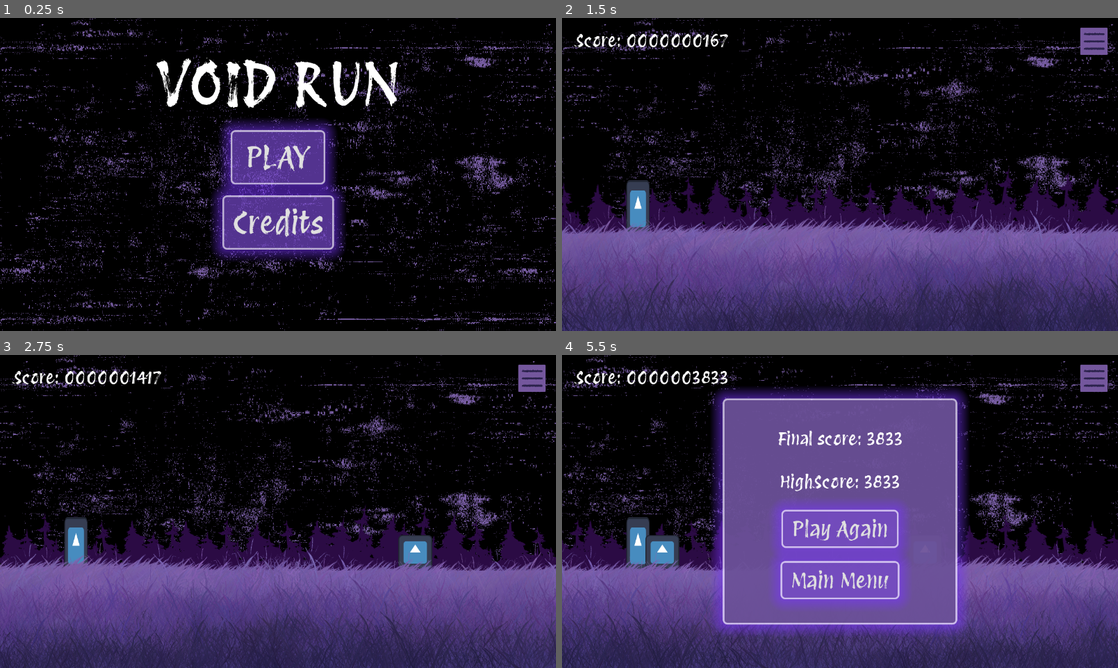
Above: before the commit, frames 1-4 (two rows, left to right).
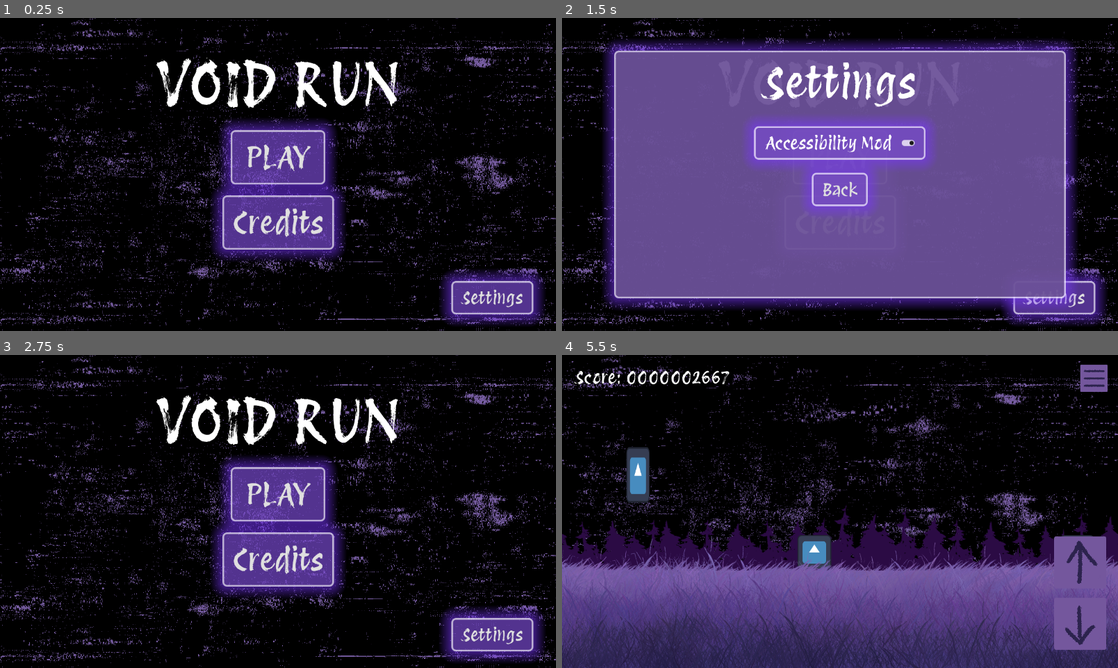
Above: after the commit, the same moments.

Repository: KeyraWebb/mobile-game-small-2025
Game: Godot game, scene res://Scenes/main_menu.tscn
Same seed, same stepped clock (60 frames per second), same inputs: the game is played once before the commit and once after it. The engine's default icon, where the game draws it, is replaced by a stand-in: a white triangle on a blue panel in a dark square.
Inputs (mouse positions are in pixels of both pictures, inside the frame that each line leads up to):
- Up to frame 1 (0.25 s): no input
- Up to frame 2 (1.5 s): click (1056, 296) at 0.5 s, where only the run after the commit has a clickable "Settings"; click (840, 143) at 1.25 s, where only the run after the commit has a clickable "Accessibility Mode"
- Up to frame 3 (2.75 s): click (278, 527) at 2 s, where only the run after the commit has a clickable "Back"
- Up to frame 4 (5.5 s): click (840, 495) at 2.75 s, where only the run after the commit has a clickable "PLAY"; move the mouse to (962, 495) at 3.52 s; hold W (Up, bound only after the commit) 3.53-5.03 s; move the mouse to (728, 527) at 4.27 s; click (728, 527) at 4.35 s; move the mouse to (895, 442) at 5.02 s; hold S (Down, bound only after the commit) from 5.03 s (still down); tap W (Up, bound only after the commit) at 5.1 s

The runs differ from the first frame. In frame 1, 3.1% of the frame differs, in the area x 79-98%, y 80-98%; in frame 2, 70%, in the area x 0-100%, y 0-100%; in frame 3, 56%; in frame 4, 46%.

Commit message:
feat: add accessability mode for people who can't swipe properly

Diff:
--- a/infinite-runner/Scenes/game.tscn
+++ b/infinite-runner/Scenes/game.tscn
@@ -14,6 +14,8 @@
 [ext_resource type="Theme" uid="uid://c0j6fiiejc40k" path="res://Assets/Themes/MenuTheme.tres" id="8_aylbi"]
 [ext_resource type="PackedScene" uid="uid://bgsbbv547qjkm" path="res://Scenes/game_over.tscn" id="8_rfjv2"]
 [ext_resource type="Script" uid="uid://dqhohauqhayev" path="res://Scripts/obstacles_movement.gd" id="9_x4fcm"]
+[ext_resource type="Texture2D" uid="uid://bp5f5g4p0u5rs" path="res://Assets/Images/up arrow.png" id="11_nb51f"]
+[ext_resource type="Texture2D" uid="uid://usdh44innev2" path="res://Assets/Images/down arrow.png" id="12_nnt18"]
 
 [sub_resource type="WorldBoundaryShape2D" id="WorldBoundaryShape2D_eoas8"]
 
@@ -68,7 +70,7 @@
 [node name="CanvasLayer" type="CanvasLayer" parent="."]
 layer = 60
 
-[node name="TouchScreenButton" type="TouchScreenButton" parent="CanvasLayer"]
+[node name="MenuButton" type="TouchScreenButton" parent="CanvasLayer"]
 position = Vector2(1191, 20)
 scale = Vector2(0.525, 0.525)
 texture_normal = ExtResource("5_o4kq2")
@@ -90,6 +92,18 @@
 theme = ExtResource("8_aylbi")
 theme_override_font_sizes/font_size = 40
 text = "Score: 00000000"
+
+[node name="Up Button" type="TouchScreenButton" parent="CanvasLayer"]
+visible = false
+position = Vector2(1129, 413)
+texture_normal = ExtResource("11_nb51f")
+action = "Up"
+
+[node name="Down Button" type="TouchScreenButton" parent="CanvasLayer"]
+visible = false
+position = Vector2(1129, 554)
+texture_normal = ExtResource("12_nnt18")
+action = "Down"
 
 [node name="Obstacles" type="Node2D" parent="."]
 script = ExtResource("9_x4fcm")
--- a/infinite-runner/Scenes/main_menu.tscn
+++ b/infinite-runner/Scenes/main_menu.tscn
@@ -1,8 +1,9 @@
-[gd_scene load_steps=5 format=3 uid="uid://d0h0jdyeyb1ev"]
+[gd_scene load_steps=6 format=3 uid="uid://d0h0jdyeyb1ev"]
 
 [ext_resource type="Theme" uid="uid://c0j6fiiejc40k" path="res://Assets/Themes/MenuTheme.tres" id="1_biw8p"]
 [ext_resource type="Script" uid="uid://bf1il0ofnpgys" path="res://Scripts/main_menu.gd" id="2_bwvpm"]
 [ext_resource type="Texture2D" uid="uid://ds4wisurrs1ul" path="res://Assets/Images/Glitchvoid BG.png" id="4_rbu5c"]
+[ext_resource type="PackedScene" uid="uid://bx3hlb8ooywkt" path="res://Scenes/settings.tscn" id="5_n45e2"]
 [ext_resource type="PackedScene" uid="uid://ksibfqaog74i" path="res://Scenes/credits.tscn" id="5_vbea3"]
 
 [node name="Main Menu" type="Control"]
@@ -67,9 +68,24 @@
 text = "Credits
 "
 
+[node name="Settings Button" type="Button" parent="."]
+layout_mode = 0
+offset_left = 1059.0
+offset_top = 615.0
+offset_right = 1208.0
+offset_bottom = 672.0
+theme_override_font_sizes/font_size = 40
+text = "Settings
+"
+
 [node name="Credits" parent="." instance=ExtResource("5_vbea3")]
+visible = false
+layout_mode = 1
+
+[node name="Settings" parent="." instance=ExtResource("5_n45e2")]
 visible = false
 layout_mode = 1
 
 [connection signal="pressed" from="Play Button" to="." method="_on_button_pressed"]
 [connection signal="pressed" from="Credits Button" to="." method="_on_credits_button_pressed"]
+[connection signal="pressed" from="Settings Button" to="." method="_on_settings_button_pressed"]
--- /dev/null
+++ b/infinite-runner/Scenes/settings.tscn
@@ -0,0 +1,65 @@
+[gd_scene load_steps=3 format=3 uid="uid://bx3hlb8ooywkt"]
+
+[ext_resource type="Theme" uid="uid://c0j6fiiejc40k" path="res://Assets/Themes/MenuTheme.tres" id="1_i44u3"]
+[ext_resource type="Script" uid="uid://dj2qf88kaav1r" path="res://Scripts/settings.gd" id="2_i44u3"]
+
+[node name="Settings" type="Control"]
+layout_mode = 3
+anchors_preset = 15
+anchor_right = 1.0
+anchor_bottom = 1.0
+grow_horizontal = 2
+grow_vertical = 2
+theme = ExtResource("1_i44u3")
+script = ExtResource("2_i44u3")
+
+[node name="PanelContainer" type="PanelContainer" parent="."]
+custom_minimum_size = Vector2(1000, 550)
+layout_mode = 1
+anchors_preset = 8
+anchor_left = 0.5
+anchor_top = 0.5
+anchor_right = 0.5
+anchor_bottom = 0.5
+offset_left = -20.0
+offset_top = -20.0
+offset_right = 20.0
+offset_bottom = 20.0
+grow_horizontal = 2
+grow_vertical = 2
+theme = ExtResource("1_i44u3")
+
+[node name="BoxContainer" type="BoxContainer" parent="PanelContainer"]
+layout_mode = 2
+theme_override_constants/separation = 50
+vertical = true
+
+[node name="TITLE" type="Label" parent="PanelContainer/BoxContainer"]
+layout_mode = 2
+size_flags_horizontal = 4
+size_flags_vertical = 0
+theme_override_font_sizes/font_size = 100
+text = "Settings"
+
+[node name="VBoxContainer2" type="VBoxContainer" parent="PanelContainer/BoxContainer"]
+layout_mode = 2
+size_flags_vertical = 4
+
+[node name="Access Mode" type="CheckButton" parent="PanelContainer/BoxContainer/VBoxContainer2"]
+layout_mode = 2
+size_flags_horizontal = 4
+theme_override_font_sizes/font_size = 40
+text = "Accessibility Mode"
+alignment = 1
+expand_icon = true
+
+[node name="Button" type="Button" parent="PanelContainer/BoxContainer"]
+layout_mode = 2
+size_flags_horizontal = 4
+size_flags_vertical = 4
+theme_override_constants/outline_size = 0
+theme_override_font_sizes/font_size = 40
+text = "Back"
+
+[connection signal="pressed" from="PanelContainer/BoxContainer/VBoxContainer2/Access Mode" to="." method="_on_access_mode_pressed"]
+[connection signal="pressed" from="PanelContainer/BoxContainer/Button" to="." method="_on_button_pressed"]
--- a/infinite-runner/Scripts/gameManager.gd
+++ b/infinite-runner/Scripts/gameManager.gd
@@ -3,7 +3,16 @@
 var score = 0
 @export var scoreMagnifier = 1000
 @onready var scoreLabel = $CanvasLayer/Score
+@onready var upButton = $"CanvasLayer/Up Button"
+@onready var downButton = $"CanvasLayer/Down Button"
+
+func _ready() -> void:
+	setAccessMode()
 
 func _process(delta: float) -> void:
 	score += delta * scoreMagnifier
 	scoreLabel.text = "Score: %010.0f" % score
+
+func setAccessMode():
+	upButton.visible = Global.AccessMode
+	downButton.visible = Global.AccessMode
--- a/infinite-runner/Scripts/global.gd
+++ b/infinite-runner/Scripts/global.gd
@@ -1,14 +1,17 @@
+## used a tut to help me with saving and loading
 ## @tutorial: https://docs.godotengine.org/en/stable/tutorials/io/saving_games.html
 
 extends Node
 
 var HighScore : int
+var AccessMode : bool
 
 #gets all relevant global data and puts it into json for saving
 func saveGlobal():
 	var saveDict = {
 		"global" : true,
-		"HighScore" : HighScore
+		"HighScore" : HighScore,
+		"AccessMode" : AccessMode
 	}
 	return saveDict
 
@@ -24,6 +27,7 @@
 	#if no save is found, create a new one with defaults
 	if not FileAccess.file_exists("user://savegame.save"):
 		HighScore = 0
+		AccessMode = false
 		saveGame()
 		return
 
--- a/infinite-runner/Scripts/main_menu.gd
+++ b/infinite-runner/Scripts/main_menu.gd
@@ -1,5 +1,6 @@
 extends Control
 @onready var credits = $Credits
+@onready var settings = $Settings
 
 func _ready() -> void:
 	Global.loadGame()
@@ -10,3 +11,8 @@
 
 func _on_credits_button_pressed() -> void:
 	credits.visible = true
+
+
+func _on_settings_button_pressed() -> void:
+	settings.SetToggle()
+	settings.visible = true
--- a/infinite-runner/Scripts/player.gd
+++ b/infinite-runner/Scripts/player.gd
@@ -14,6 +14,11 @@
 var sliding = false
 var currentSlide = 0
 
+func _input(event: InputEvent) -> void:
+	if Input.is_action_just_pressed("Up"):
+		_on_swipeup()
+	if Input.is_action_just_pressed("Down"):
+		_on_swipedown()
 
 func _ready() -> void:
 	camera.swipeUp.connect(_on_swipeup.bind())
--- /dev/null
+++ b/infinite-runner/Scripts/settings.gd
@@ -0,0 +1,13 @@
+extends Control
+
+@onready var accessButton = $"PanelContainer/BoxContainer/VBoxContainer2/Access Mode"
+
+func _on_button_pressed() -> void:
+	Global.saveGame()
+	self.visible = false
+
+func _on_access_mode_pressed() -> void:
+	Global.AccessMode = !Global.AccessMode
+
+func SetToggle():
+	accessButton.button_pressed = Global.AccessMode
--- a/infinite-runner/project.godot
+++ b/infinite-runner/project.godot
@@ -45,6 +45,18 @@
 "events": [Object(InputEventKey,"resource_local_to_scene":false,"resource_name":"","device":-1,"window_id":0,"alt_press …(195 unchanged characters)…
 ]
 }
+Up={
+"deadzone": 0.2,
+"events": [Object(InputEventKey,"resource_local_to_scene":false,"resource_name":"","device":-1,"window_id":0,"alt_pressed":false,"shift_pressed":false,"ctrl_pressed":false,"meta_pressed":false,"pressed":false,"keycode":0,"physical_keycode":87,"key_label":0,"unicode":119,"location":0,"echo":false,"script":null)
+, Object(InputEventKey,"resource_local_to_scene":false,"resource_name":"","device":-1,"window_id":0,"alt_pressed":false,"shift_pressed":false,"ctrl_pressed":false,"meta_pressed":false,"pressed":false,"keycode":0,"physical_keycode":4194320,"key_label":0,"unicode":0,"location":0,"echo":false,"script":null)
+]
+}
+Down={
+"deadzone": 0.2,
+"events": [Object(InputEventKey,"resource_local_to_scene":false,"resource_name":"","device":-1,"window_id":0,"alt_pressed":false,"shift_pressed":false,"ctrl_pressed":false,"meta_pressed":false,"pressed":false,"keycode":0,"physical_keycode":83,"key_label":0,"unicode":115,"location":0,"echo":false,"script":null)
+, Object(InputEventKey,"resource_local_to_scene":false,"resource_name":"","device":-1,"window_id":0,"alt_pressed":false,"shift_pressed":false,"ctrl_pressed":false,"meta_pressed":false,"pressed":false,"keycode":0,"physical_keycode":4194322,"key_label":0,"unicode":0,"location":0,"echo":false,"script":null)
+]
+}
 
 [input_devices]
 
Binary file added: infinite-runner/Assets/Images/down arrow.png
Not shown, added: infinite-runner/Assets/Images/down arrow.png.import
Binary file added: infinite-runner/Assets/Images/up arrow.png
Not shown, added: infinite-runner/Assets/Images/up arrow.png.import
Not shown: 1 places in infinite-runner/Scenes/game.tscn that only renumber resources
Not shown, added: infinite-runner/Scripts/settings.gd.uid
